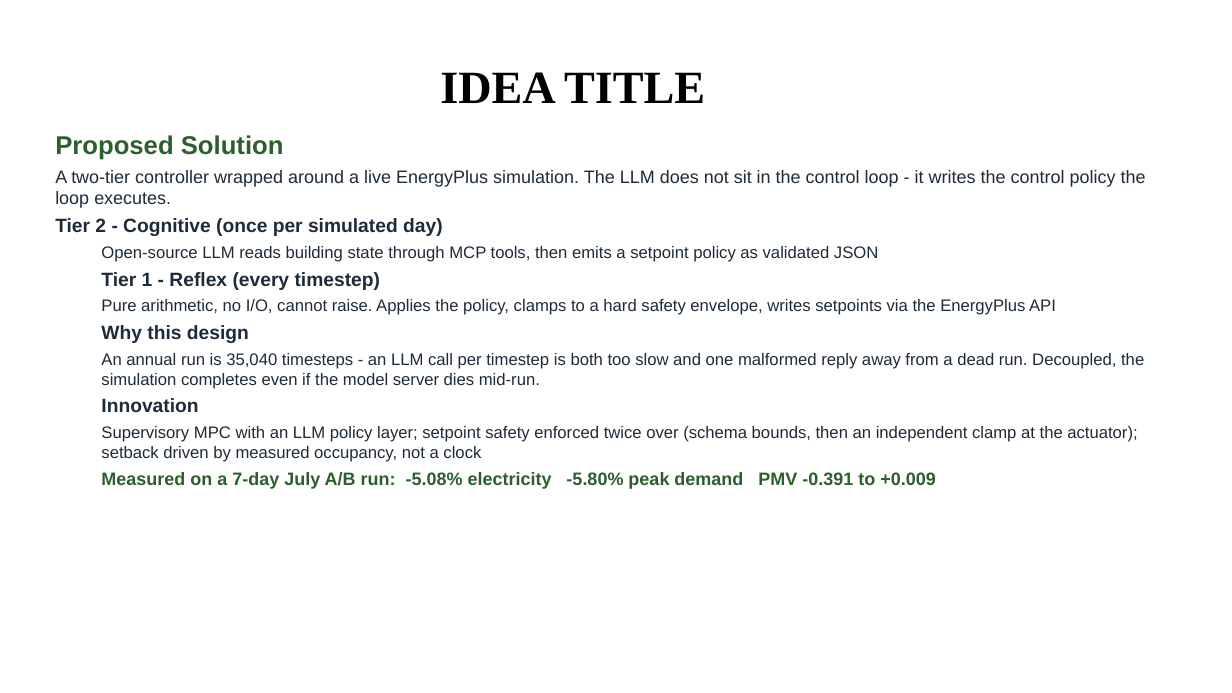
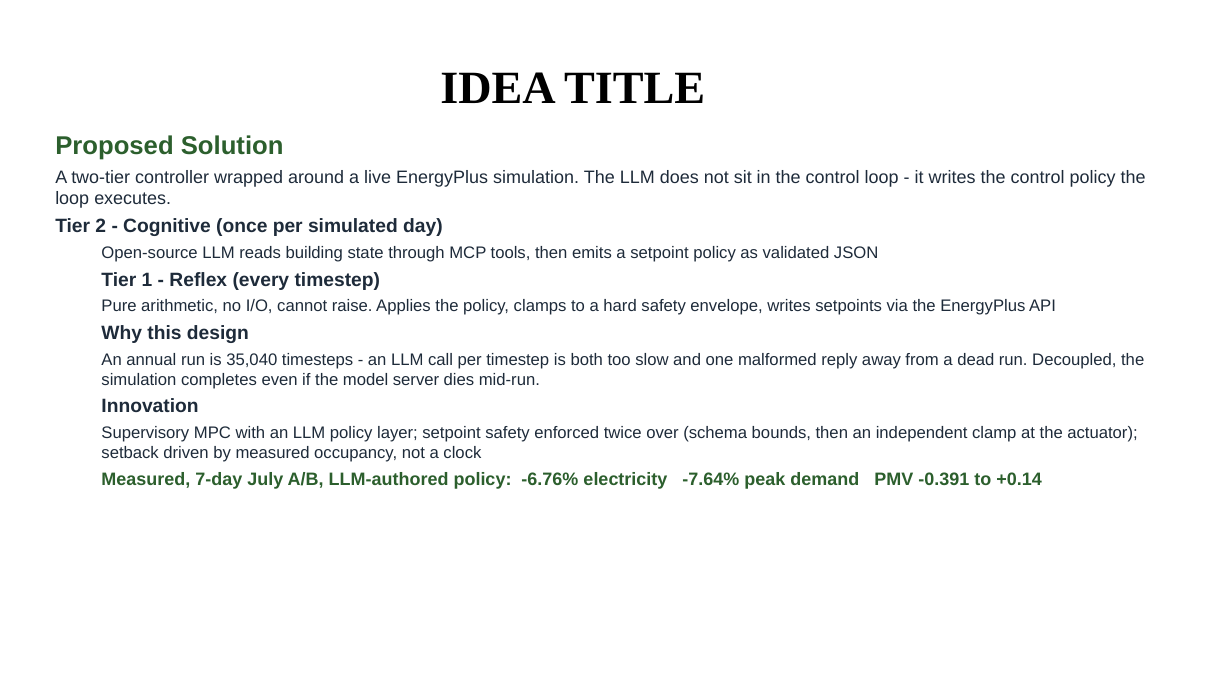
Before and after one commit to DivyanshM30/eco-loop-building-agents, a slide deck: slide 2 of deck/Eco-Loop_IDEA_Submission.pptx. Drawn at 1232x693 pixels with LibreOffice and Linux fonts; fonts in the diff are those of the drawing. Boxes give left, top, right and bottom in pixels: in the first picture for what was removed or moved away, otherwise in the second. Text is boxed around its words. In the diff, an @@ line names an element or a change of style, - is before the commit and + after.

Commit message:
LLM-authored policy achieves -6.76% electricity, -7.64% peak, PMV -0.391 to +0.14
Direction guard rejects any policy that lowers the cooling setpoint while occupied PMV is below -0.2, making the outcome robust to model sampling variance (identical runs previously spread 0.85-4.35%). Temperature 0 for reproducibility. Warm start deferred until occupied comfort data exists, so the first policy is made on evidence rather than a null PMV. commit_policy now requires all zones: a partial policy silently reverted omitted zones to the config default.

```diff
--- a/deck/Eco-Loop_IDEA_Submission.pptx
+++ b/deck/Eco-Loop_IDEA_Submission.pptx
@@ text at [101,472,1042,489]: text changed @@
-Measured on a 7-day July A/B run: -5.08% electricity -5.80% peak demand PMV -0.391 to +0.009
+Measured, 7-day July A/B, LLM-authored policy: -6.76% electricity -7.64% peak demand PMV -0.391 to +0.14
```
Also in this commit, not shown: 1 other slide changed, 9 other files.
